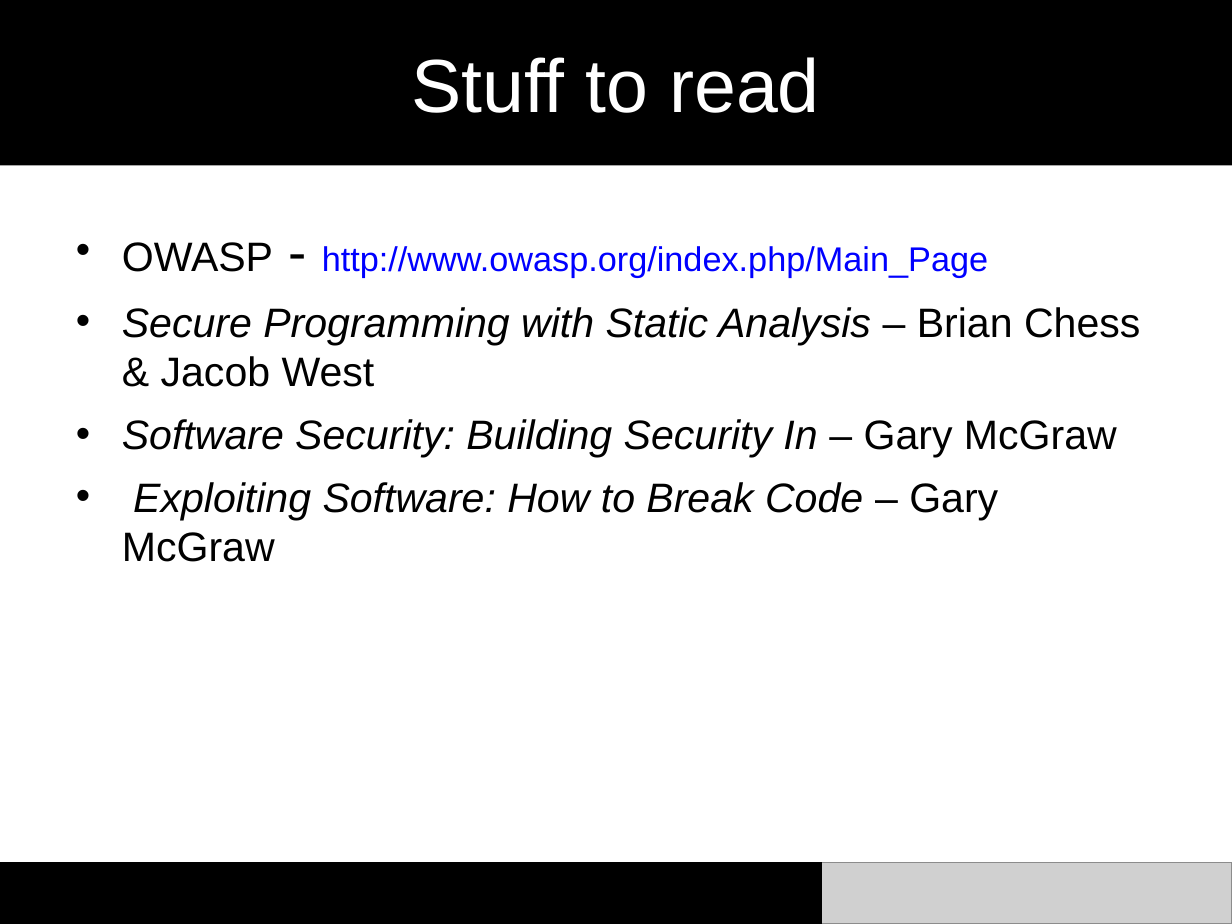
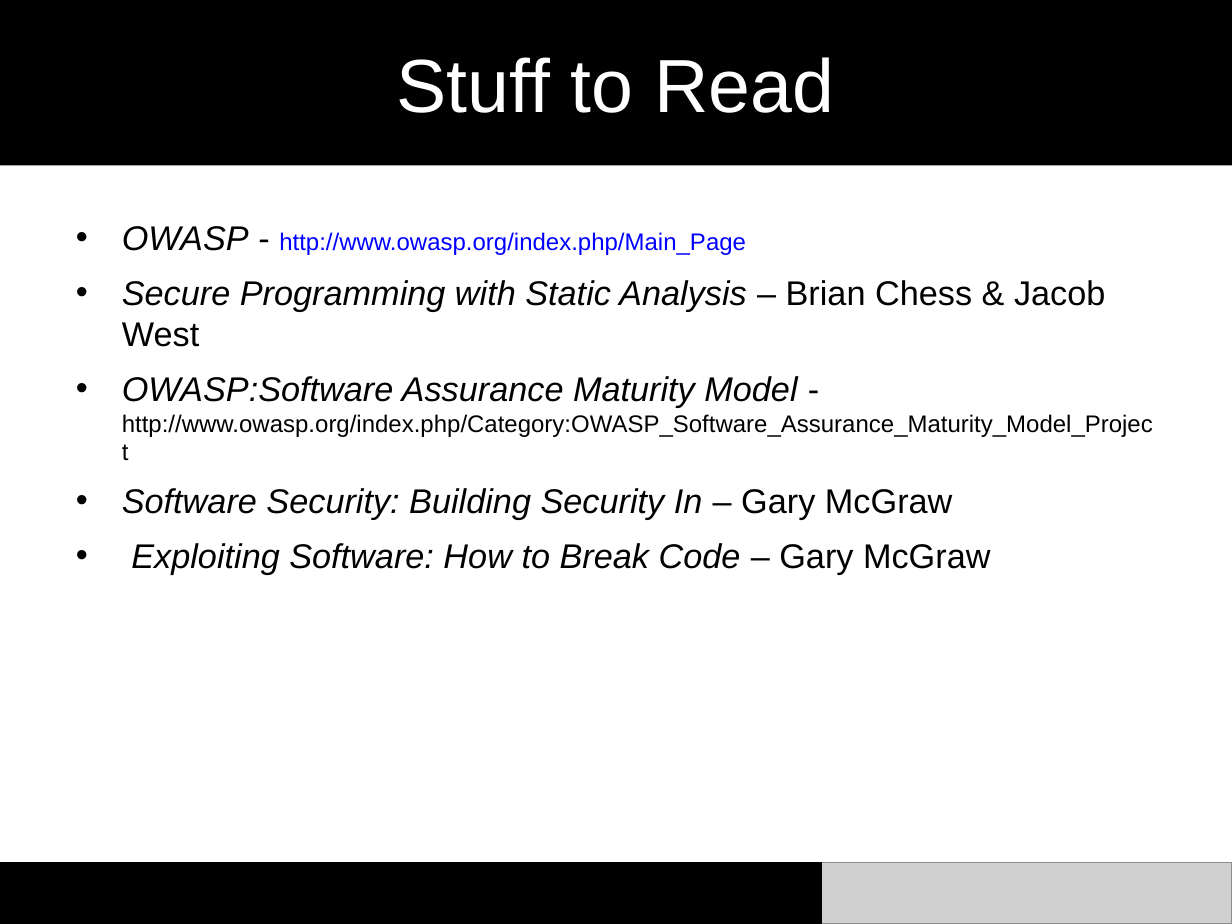
Before and after one commit to marcesher/mxunit-cfmeetups, a slide deck: slide 24 of cfObjective2009SecurityTesting/cf.objective.2009.ppt. Drawn at 1232x924 pixels with LibreOffice and Linux fonts; fonts in the diff are those of the drawing; grey boxes stand for pictures. Boxes give left, top, right and bottom in pixels: in the first picture for what was removed or moved away, otherwise in the second. Text is boxed around its words. In the diff, an @@ line names an element or a change of style, - is before the commit and + after.

```diff
--- a/cfObjective2009SecurityTesting/cf.objective.2009.ppt
+++ b/cfObjective2009SecurityTesting/cf.objective.2009.ppt
@@ title at [397, 57, 834, 113]: text changed @@
-Stuff to read
+Stuff to Read
@@ text at [122, 226, 1105, 574]: size 24 to 20 pt in "OWASP", "Secure Programming with Static Analysis – Brian ...", "Software Security: Building Security In – Gary ...", "Exploiting Software: How to Break Code – ..."; size 32 to 20 pt in "-"; size 20 to 14 pt in "http://www.owasp.org/index.php/Main_Page"; italic on in "OWASP" @@
@@ text at [122, 376, 1153, 437]: paragraph added @@
+• OWASP:Software Assurance Maturity Model - http://www.owasp.org/index.php/Category:OWASP_Software_Assurance_Maturity_Model_Project
```
Also in this commit, not shown: 4 other slides changed, 1 slide added, 1 slide removed.
